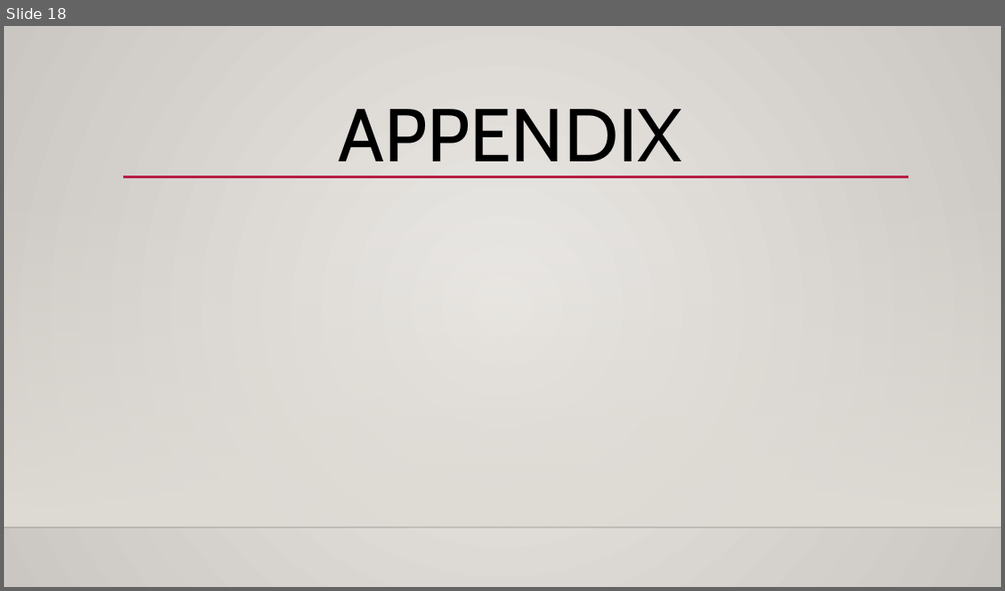
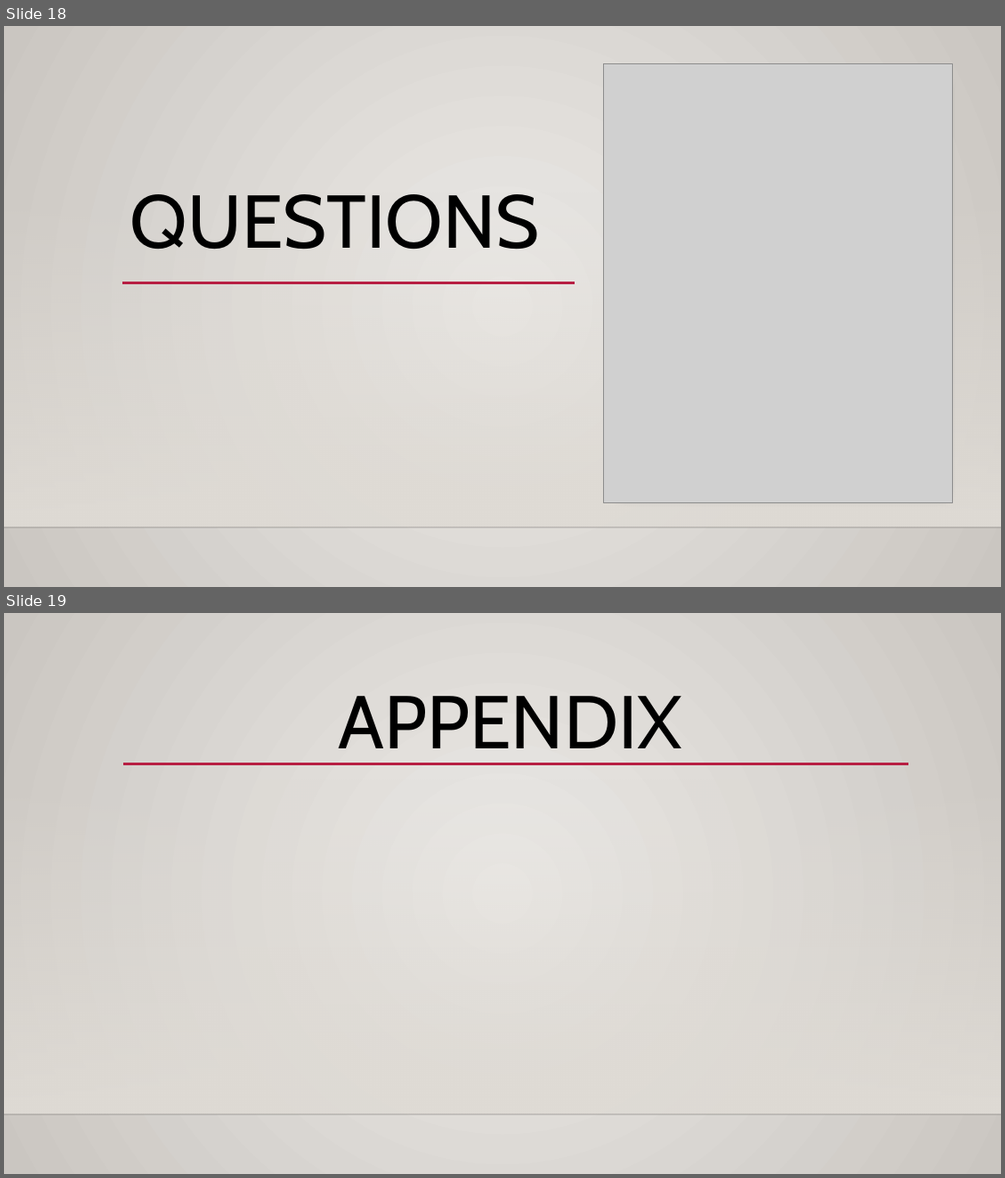
Before and after one commit to DunieCarrasco/nfl_concussion_analysis, a slide deck: NFL_concussion_study.pptx. Shown one above the other, each under a label of ours: slide 18 before the commit, slides 18 and 19 after it. The pictures are 1005x591 and 1005x1178 pixels, drawn with LibreOffice and Linux fonts; fonts in the diff are those of the drawing; grey boxes stand for pictures; background and template pictures are left out. Boxes give left, top, right and bottom in pixels: in the first picture for what was removed or moved away, otherwise in the second. Text is boxed around its words. In the diff, an @@ line names an element or a change of style, - is before the commit and + after.

```diff
--- a/NFL_concussion_study.pptx
+++ b/NFL_concussion_study.pptx
@@ slide 18 added at [4, 26, 1001, 587], background gradient #ECEAE7 to #CAC7C1; not listed: 2 template elements that a slide beside it also shows @@
@@ picture added at [604, 64, 952, 502] @@
@@ rectangle added at [615, 66, 949, 487], fill gradient #000001 to #191919 @@
@@ title added at [130, 194, 540, 248], 72 pt, text #000000 @@
+QUESTIONS
@@ line added from (122, 283) to (574, 283), #B71E42 2.5 pt @@
@@ what was slide 18 is now slide 19 @@
```
Also in this commit, not shown: 7 slides changed, 2 other slides added, 1 slide removed, 2 other files.
